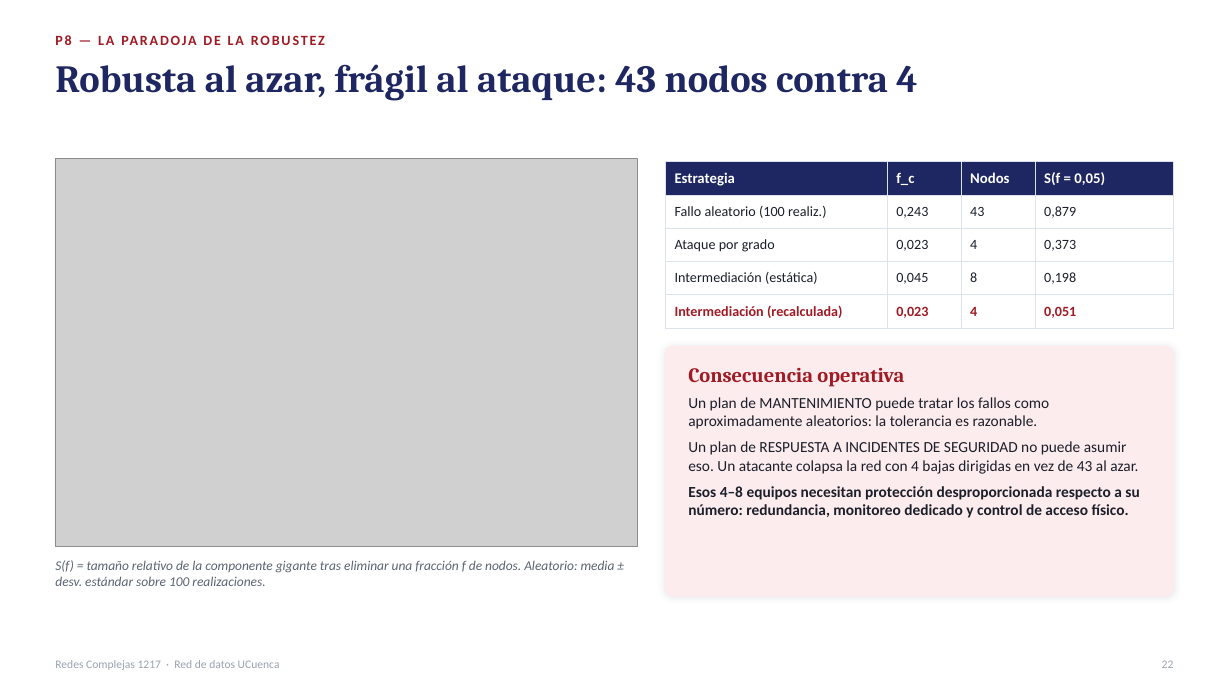
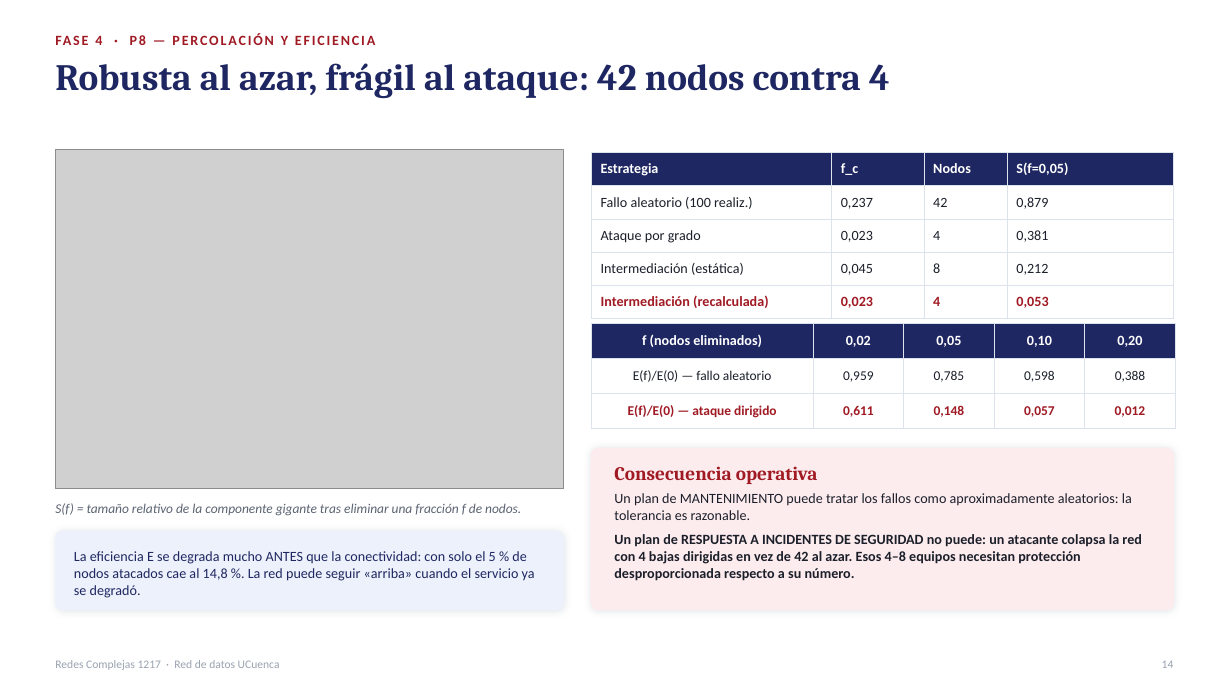
Before and after one commit to chino111160/redes-complejas-ucuenca, a slide deck: slide 14 of diapositivas/Presentacion_Redes_Complejas_RedUCuenca.pptx (slide 22 before the commit). Drawn at 1232x693 pixels with LibreOffice and Linux fonts; fonts in the diff are those of the drawing; grey boxes stand for pictures. Boxes give left, top, right and bottom in pixels: in the first picture for what was removed or moved away, otherwise in the second. Text is boxed around its words. In the diff, an @@ line names an element or a change of style, - is before the commit and + after.

```diff
--- a/diapositivas/Presentacion_Redes_Complejas_RedUCuenca.pptx
+++ b/diapositivas/Presentacion_Redes_Complejas_RedUCuenca.pptx
@@ text at <box>95,36,288,45</box>: text changed @@
-P8 — LA PARADOJA DE LA ROBUSTEZ
+FASE 4 · P8 — PERCOLACIÓN Y EFICIENCIA
@@ text at <box>55,63,890,98</box>: text changed; size 30 to 29 pt @@
-Robusta al azar, frágil al ataque: 43 nodos contra 4
+Robusta al azar, frágil al ataque: 42 nodos contra 4
@@ picture: place and size @@
-picture at <box>55,159,638,547</box>
+picture at <box>55,150,564,489</box>
@@ table at <box>592,152,1174,319</box> @@
-row 1, column 4: S(f = 0,05)
+row 1, column 4: S(f=0,05)
-row 2, column 2: 0,243
+row 2, column 2: 0,237
-row 2, column 3: 43
+row 2, column 3: 42
-row 3, column 4: 0,373
+row 3, column 4: 0,381
-row 4, column 4: 0,198
+row 4, column 4: 0,212
-row 5, column 4: 0,051
+row 5, column 4: 0,053
@@ size 11.5 to 11 pt in "Estrategia", "f_c", "Nodos" @@
@@ table: place and size @@
-table at <box>665,162,1174,322</box>
+table at <box>592,152,1174,319</box>
@@ table added at <box>592,323,1176,429</box>, 3 rows, 5 columns @@
+f (nodos eliminados) | 0,02 | 0,05 | 0,10 | 0,20
+E(f)/E(0) — fallo aleatorio | 0,959 | 0,785 | 0,598 | 0,388
+E(f)/E(0) — ataque dirigido | 0,611 | 0,148 | 0,057 | 0,012
@@ rounded rectangle: place and size @@
-rounded rectangle at <box>665,347,1174,596</box>
+rounded rectangle at <box>592,448,1174,610</box>
@@ rounded rectangle at <box>592,448,1174,610</box>: proportions changed @@
@@ text "Consecuencia operativa": place and size @@
-text "Consecuencia operativa" at <box>688,368,904,387</box>
+text "Consecuencia operativa" at <box>614,466,818,484</box>
@@ text "Consecuencia operativa" at <box>614,466,818,484</box>: size 16 to 15 pt @@
@@ text at <box>55,503,521,516</box>: text changed @@
-S(f) = tamaño relativo de la componente gigante tras eliminar una fracción f de nodos. Aleatorio: media ± desv. estándar sobre 100 realizaciones.
+S(f) = tamaño relativo de la componente gigante tras eliminar una fracción f de nodos.
@@ text at <box>614,493,1132,520</box>: size 12 to 11 pt in "Un plan de MANTENIMIENTO puede tratar los ..."; less space between paragraphs @@
@@ text "Un plan de MANTENIMIENTO puede ...": place and size @@
-text "Un plan de MANTENIMIENTO puede ..." at <box>688,397,1139,518</box>
+text "Un plan de MANTENIMIENTO puede ..." at <box>614,493,1142,581</box>
@@ rounded rectangle added at <box>55,531,564,610</box>, fill #EDF1FB, outline #EDF1FB 1 pt @@
@@ text at <box>614,534,1142,581</box>: text changed; size 12 to 11 pt @@
-Un plan de RESPUESTA A INCIDENTES DE SEGURIDAD no puede asumir eso. Un atacante colapsa la red con 4 bajas dirigidas en vez de 43 al azar.
-Esos 4–8 equipos necesitan protección desproporcionada respecto a su número: redundancia, monitoreo dedicado y control de acceso físico.
+Un plan de RESPUESTA A INCIDENTES DE SEGURIDAD no puede: un atacante colapsa la red con 4 bajas dirigidas en vez de 42 al azar. Esos 4–8 equipos necesitan protección desproporcionada respecto a su número.
@@ text added at <box>74,551,535,598</box>, 11 pt, text #1E2761 @@
+La eficiencia E se degrada mucho ANTES que la conectividad: con solo el 5 % de nodos atacados cae al 14,8 %. La red puede seguir «arriba» cuando el servicio ya se degradó.
@@ text at <box>1162,661,1174,668</box>: text changed @@
-22
+14
```
Also in this commit, not shown: 18 other slides changed, 10 slides removed.
